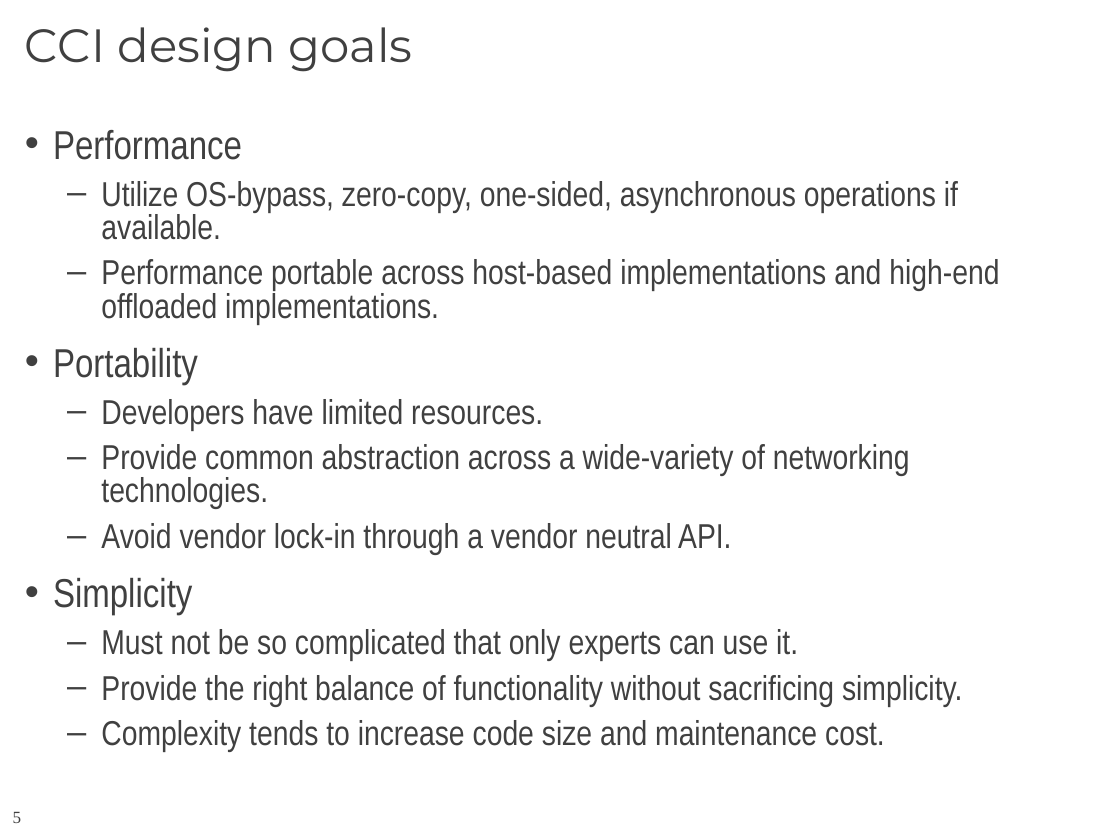
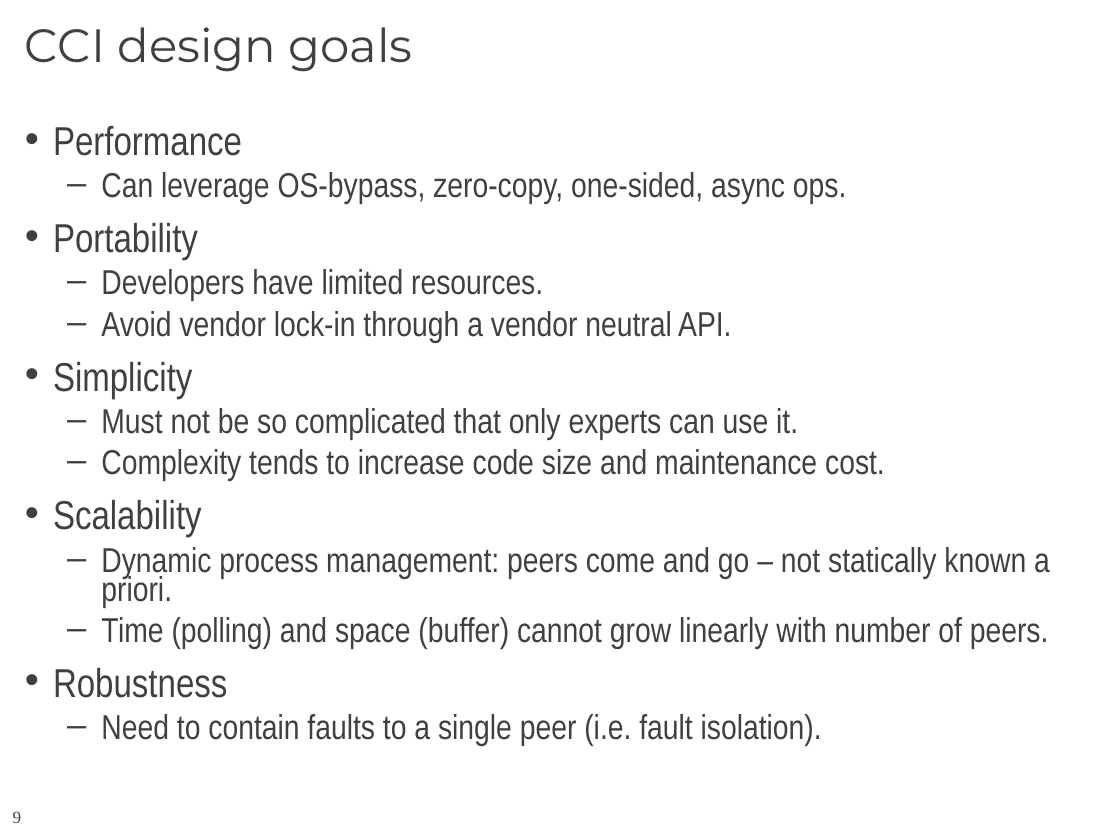
Before and after one commit to CCI/pub, a slide deck: slide 9 of slides/HotI-2011/2011-HotI-CCI-OLCF.pptx (slide 5 before the commit). Drawn at 1120x840 pixels with LibreOffice and Linux fonts; fonts in the diff are those of the drawing; background and template pictures are left out. Boxes give left, top, right and bottom in pixels: in the first picture for what was removed or moved away, otherwise in the second. Text is boxed around its words. In the diff, an @@ line names an element or a change of style, - is before the commit and + after.

```diff
--- a/slides/HotI-2011/2011-HotI-CCI-OLCF.pptx
+++ b/slides/HotI-2011/2011-HotI-CCI-OLCF.pptx
@@ text at (x1=53, y1=126, x2=885, y2=481): line spacing 0.8 to 0.7 @@
@@ text at (x1=101, y1=172, x2=847, y2=204): text changed @@
-  – Utilize OS-bypass, zero-copy, one-sided, asynchronous operations if available.
-  – Performance portable across host-based implementations and high-end offloaded implementations.
+  – Can leverage OS-bypass, zero-copy, one-sided, async ops.
@@ text at (x1=101, y1=444, x2=910, y2=509): paragraph removed @@
-  – Provide common abstraction across a wide-variety of networking technologies.
@@ text at (x1=53, y1=500, x2=1050, y2=746): paragraphs added @@
+• Scalability
+  – Dynamic process management: peers come and go – not statically known a priori.
+  – Time (polling) and space (buffer) cannot grow linearly with number of peers.
+• Robustness
+  – Need to contain faults to a single peer (i.e. fault isolation).
@@ text at (x1=101, y1=675, x2=963, y2=706): paragraph removed @@
-  – Provide the right balance of functionality without sacrificing simplicity.
@@ page number at (x1=13, y1=811, x2=22, y2=823): text changed @@
-5
+9
```
Also in this commit, not shown: 8 other slides changed, 2 slides added, 3 slides removed.
